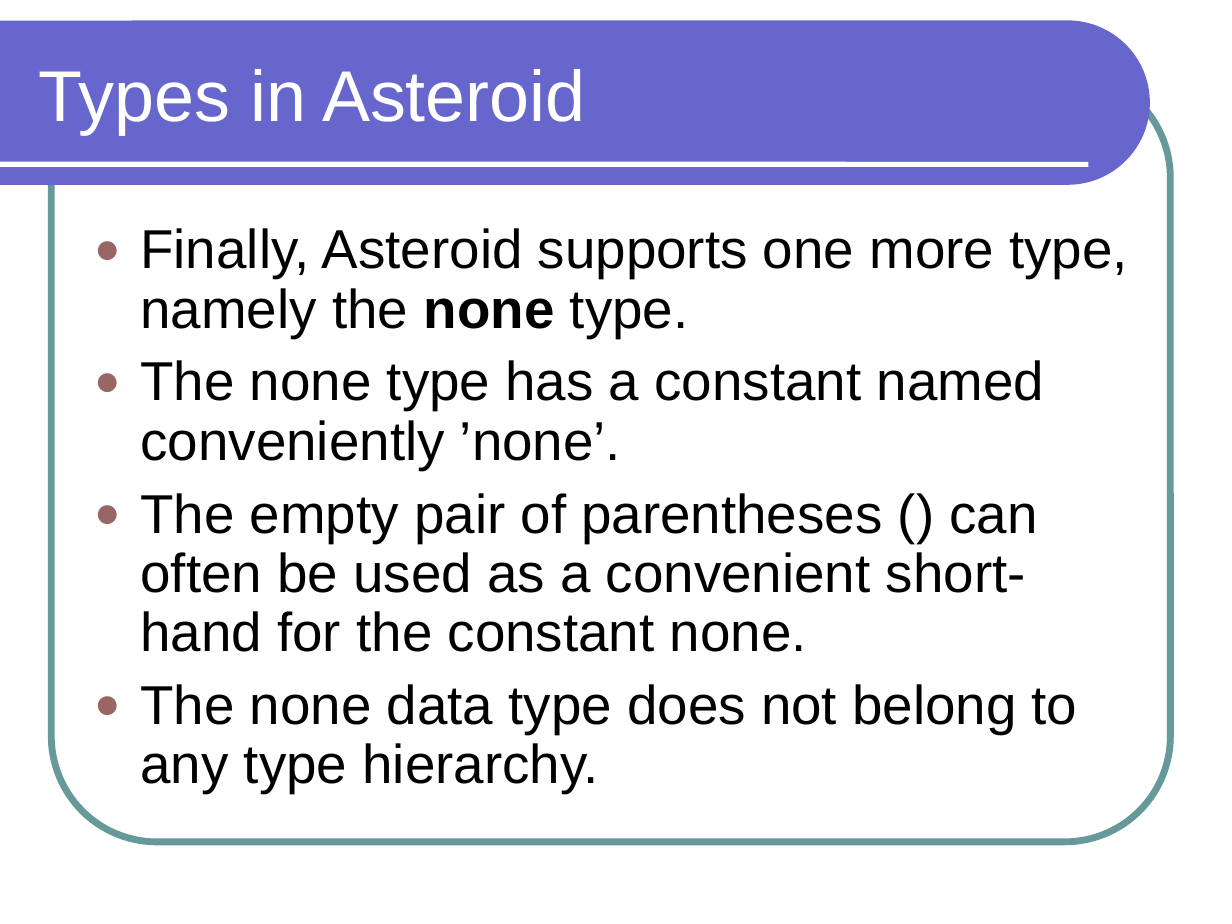
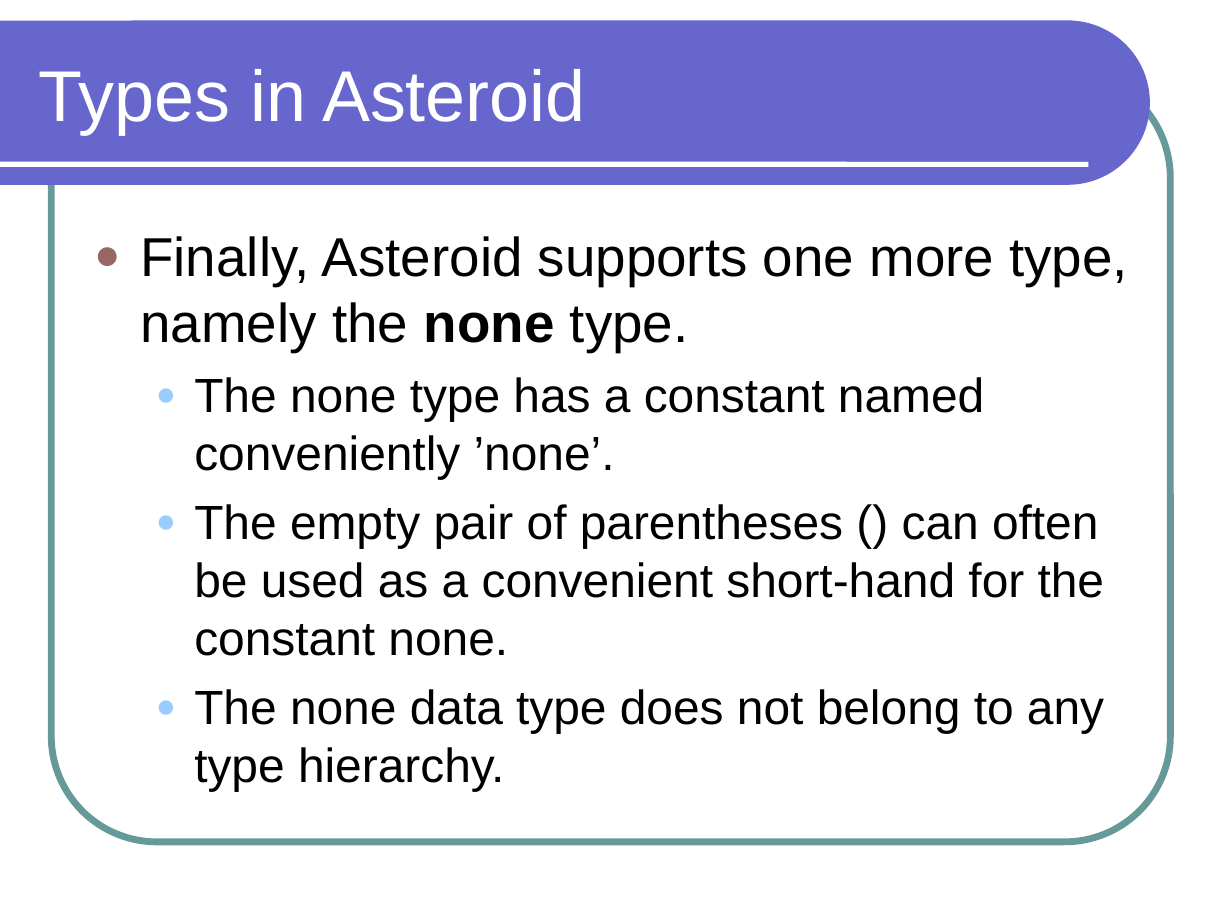
Before and after one commit to lutzhamel/CSC301, a slide deck: slide 11 of notes/csc301-ln002.ppt (slide 9 before the commit). Drawn at 1232x924 pixels with LibreOffice and Linux fonts; fonts in the diff are those of the drawing. Boxes give left, top, right and bottom in pixels: in the first picture for what was removed or moved away, otherwise in the second. Text is boxed around its words. In the diff, an @@ line names an element or a change of style, - is before the commit and + after.

Commit message:
moving to Asteroid

```diff
--- a/notes/csc301-ln002.ppt
+++ b/notes/csc301-ln002.ppt
@@ text "Finally, Asteroid supports one more ..." at bbox=[140, 236, 1128, 791]: size 32 to 28 pt in "The none type has a constant named ...", "The empty pair of parentheses () can ...", "The none data type does not belong ..."; line spacing 0.9 to 1; list level 1 to 2 in "The none type has a ..."; bullet colour #996666 to #99CCFF; list level 1 to 2 in "The empty pair of parentheses ..."; list level 1 to 2 in "The none data type does ..." @@
```
Also in this commit, not shown: 1 other slide changed, 3 slides added, 2 other files.
